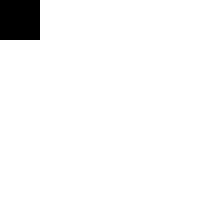
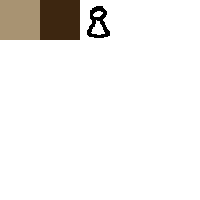
Layers edited between the first and the second w=200, h=200 image:
renamed "Background" to "main_pawn", showed it, moved it above "background_white", painted on it over [0, 0, 110, 40]
painted on "background_white" over [40, 0, 80, 40]
painted on "background_black" over [0, 0, 40, 40]
